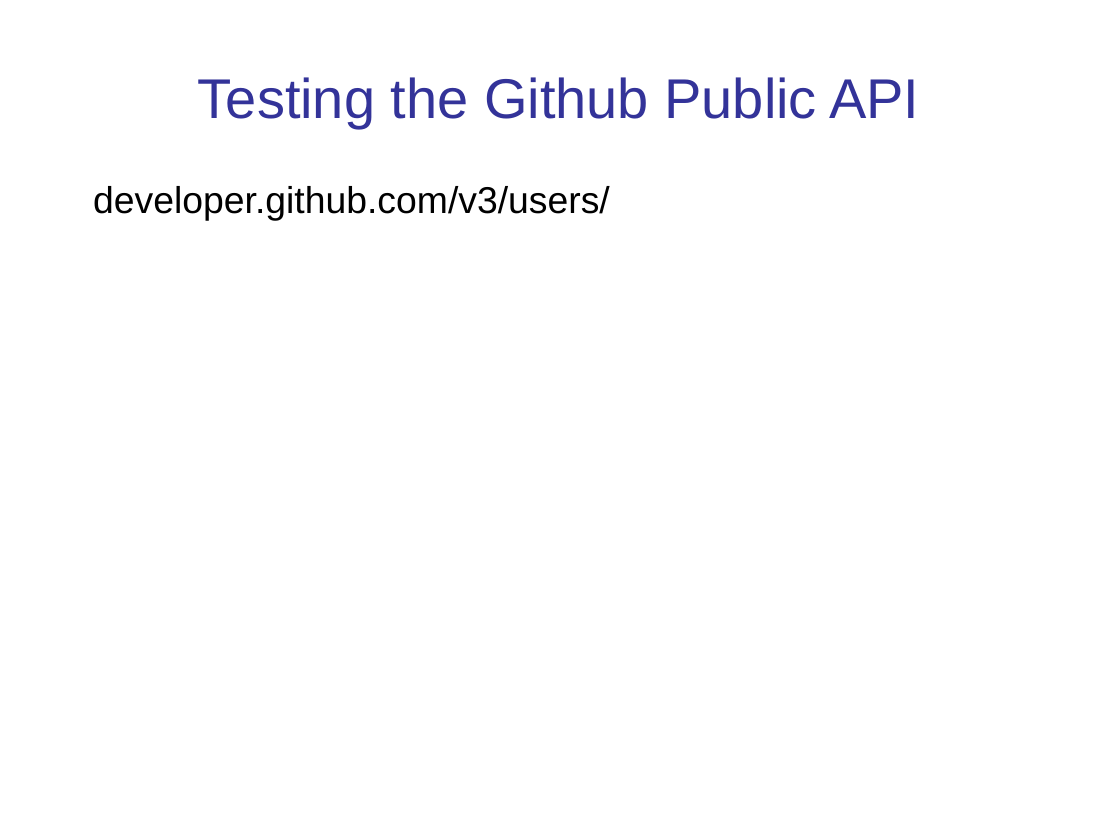
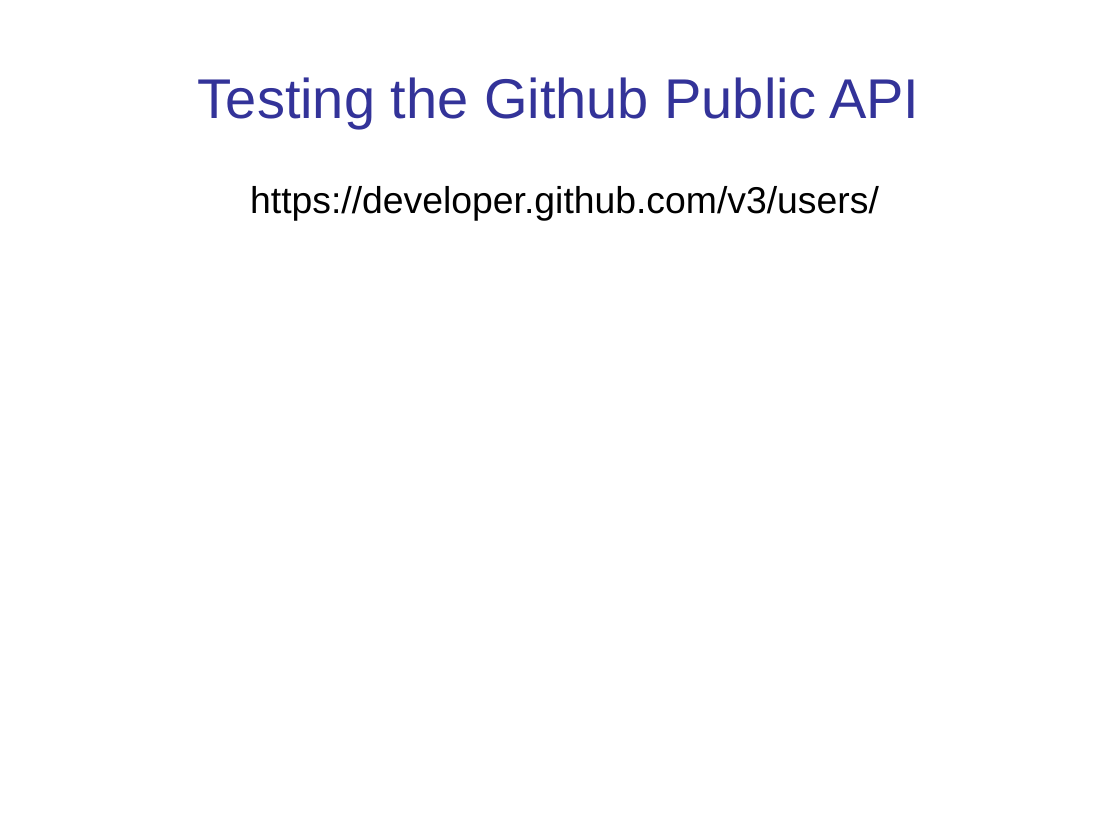
Before and after one commit to cpske/ISP, a slide deck: slide 28 of testing/WebTesting.ppt (slide 30 before the commit). Drawn at 1120x840 pixels with LibreOffice and Linux fonts; fonts in the diff are those of the drawing. Boxes give left, top, right and bottom in pixels: in the first picture for what was removed or moved away, otherwise in the second. Text is boxed around its words. In the diff, an @@ line names an element or a change of style, - is before the commit and + after.

```diff
--- a/testing/WebTesting.ppt
+++ b/testing/WebTesting.ppt
@@ text at [250,186,879,221]: text changed @@
-developer.github.com/v3/users/
+https://developer.github.com/v3/users/
```
Also in this commit, not shown: 7 other slides changed, 2 slides removed, 3 other files.
